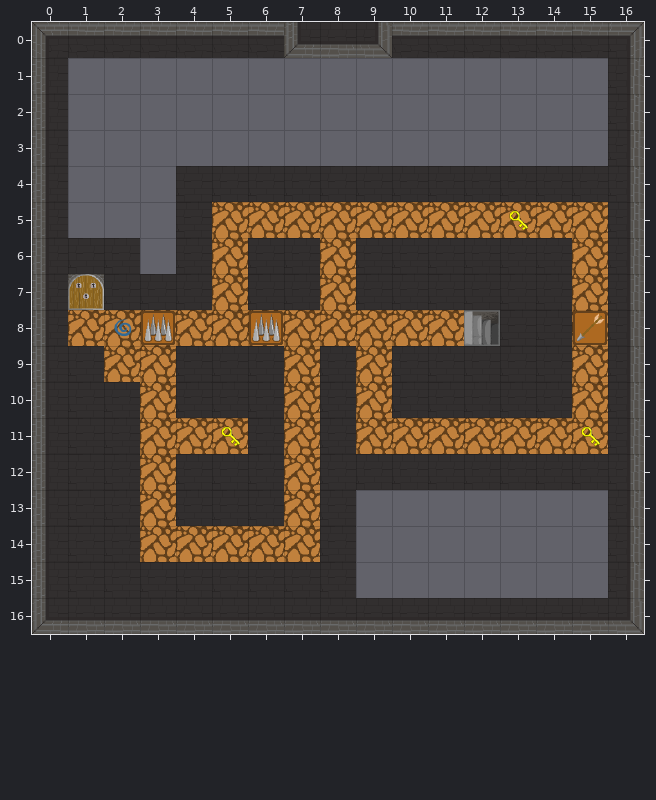
Level history. Tiled map: android/assets/map8.tmx. Above: the version before the commit.
Cells are 64x64 px. Shown: x 0..16, y 0..16.
And afterwards:
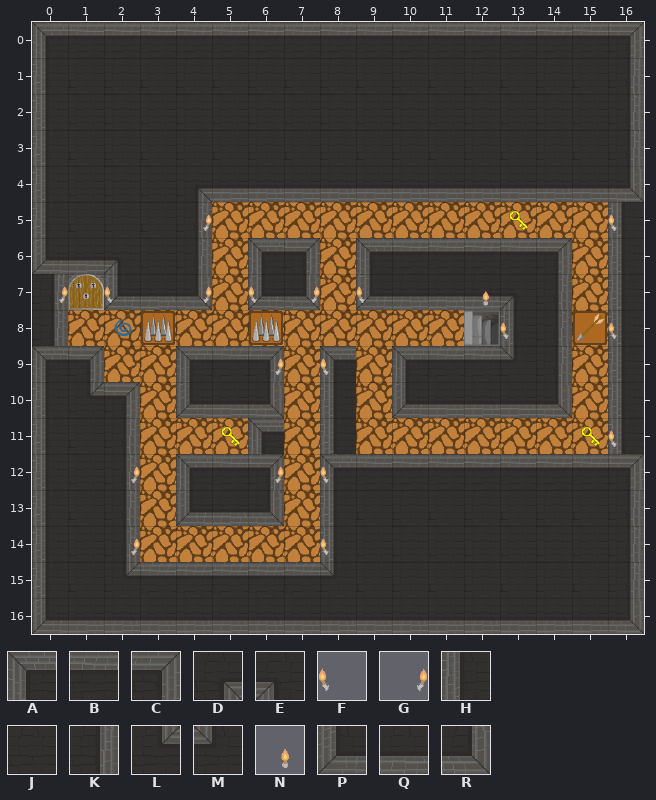
Key: from "Dungeon-tileset": A 0, B 1, C 2, D 3, E 4, F 5, G 5 flipped left-right, H 8, J 9, K 10, L 11, M 12, N 13, P 16, Q 17, R 18.
_ is an empty cell, . an unchanged one.
Edits made:
--- layer "Walls"
@@ x 0..16 @@
- 0 .......PQR.......
- 1 ._______________.
- 2 ._______________.
- 3 ._______________.
- 4 .___JJJJJJJJJJJJK
- 5 .___J...........K
- 6 HJJ_J.JJ.JJJJJJ.K
- 7 H.JJJ.JJ.JJJJJJ.K
- 8 H............JJ.K
- 9 HJ..JJJ.J.JJJJJ.K
-10 .JJ.JJJ.J.JJJJJ.K
-11 ..J...J.J.......K
-12 ..J.JJJ.JJJJJJJJK
-13 ..J.JJJ.J_______.
-14 ..J.....J_______.
-15 ..JJJJJJJ_______.
+ 0 .......BBB.......
+ 1 .JJJJJJJJJJJJJJJ.
+ 2 .JJJJJJJJJJJJJJJ.
+ 3 .JJJJJJJJJJJJJJJ.
+ 4 .JJJDQQQQQQQQQQQR
+ 5 .JJJK...........H
+ 6 PQEJK.AC.ABBBBC.H
+ 7 K.PQR.PR.PQQQEK.H
+ 8 K............HK.H
+ 9 AC..ABC.A.ABBMK.H
+10 .LC.PQR.H.PQQQR.H
+11 ..K...A.H.......H
+12 ..K.ABC.ABBBBBBBC
+13 ..K.PQR.HJJJJJJJ.
+14 ..K.....HJJJJJJJ.
+15 ..LBBBBBMJJJJJJJ.
--- layer "VisualObjects"
@@ x 4..16 @@
- 5 _..........._
+ 5 G...........F
@@ x 0..16 @@
- 7 _._._.__._.._....
- 8 ............._.._
- 9 ......_._........
+ 7 G.F.G.FG.F..N....
+ 8 .............F..F
+ 9 ......G.F........
@@ x 2..16 @@
-11 .............._
-12 _..._._........
+11 ..............F
+12 G...G.F........
@@ x 2..8 @@
-14 _....._
+14 G.....F
Changed places in both pictures, as pixel boxes (x1, y1, x2, y2):
changed: (32, 22, 644, 598)
